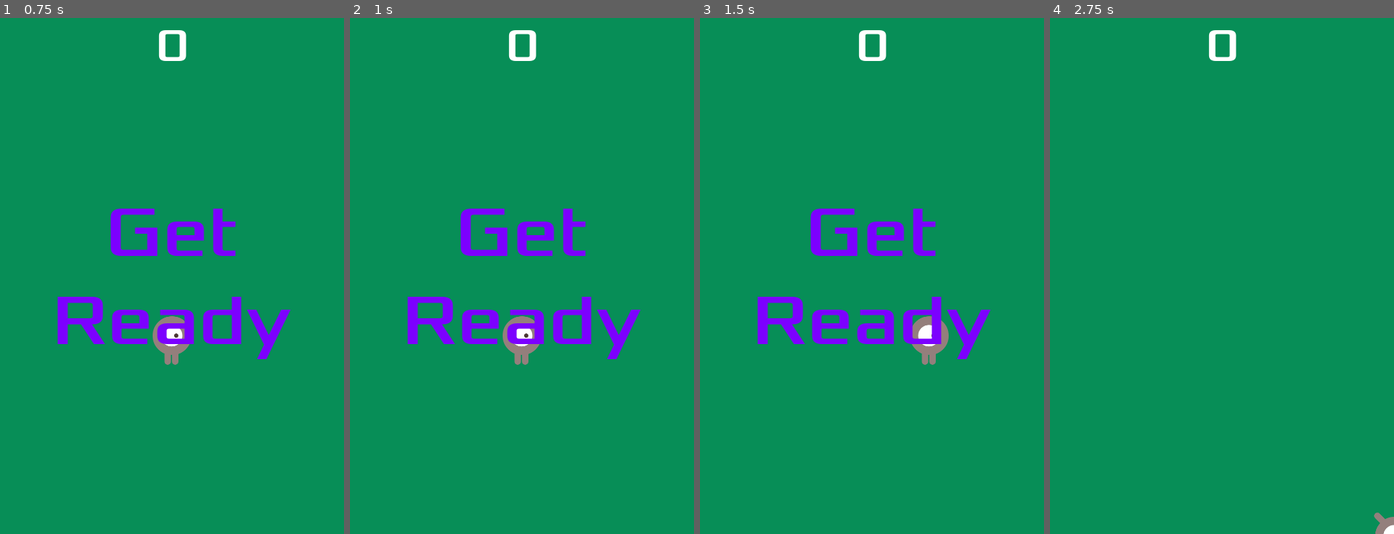
Above: before the commit, frames 1-4 (left to right).
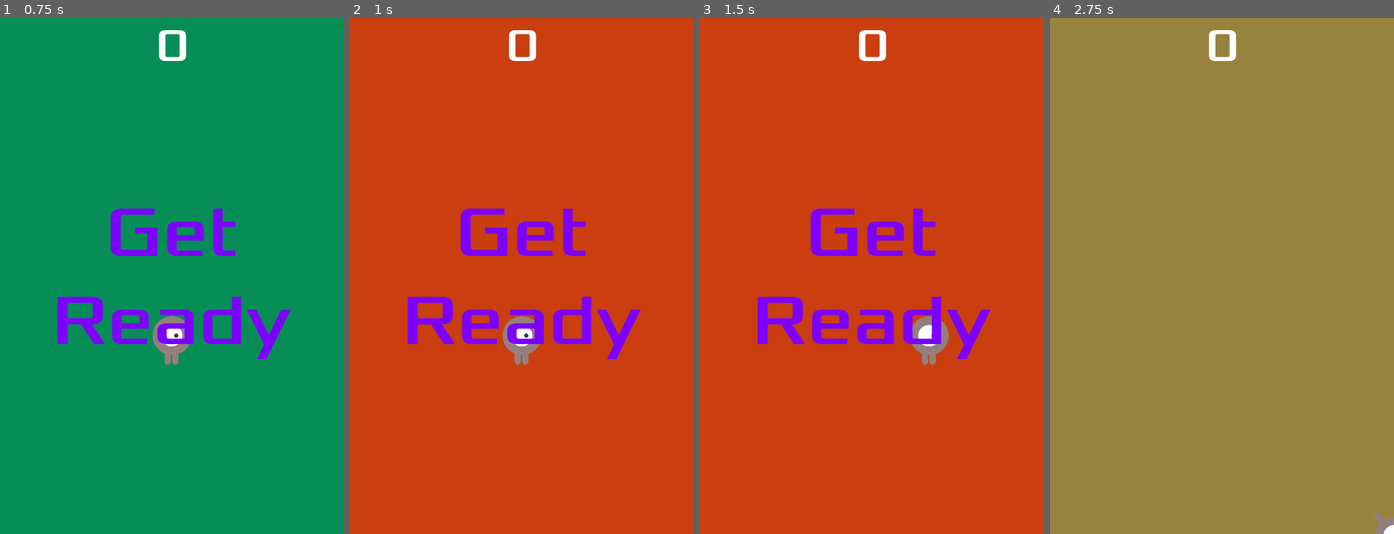
Above: after the commit, the same moments.

Repository: StanaAndrei/dodge_the_creeps_2d
Game: Godot game, scene res://main.tscn
Same seed, same stepped clock (60 frames per second), same inputs: the game is played once before the commit and once after it.
Inputs:
- Up to frame 1 (0.75 s): click "START" at 0.5 s
- Up to frame 2 (1 s): no input
- Up to frame 3 (1.5 s): tap Enter at 1.25 s; hold Right (move_right) from 1.28 s (still down)
- Up to frame 4 (2.75 s): release Right (move_right) at 2.03 s; hold Down (move_down) from 2.03 s (still down)

Frame 1 is identical in both runs. In frame 2, 96% of the frame differs, in the area x 0-100%, y 0-100%; in frame 3, 96%; in frame 4, 100%.

Commit message:
added dyn ch color

Diff:
--- a/main.gd
+++ b/main.gd
@@ -8,9 +8,14 @@
 	pass
 
 
-# Called every frame. 'delta' is the elapsed time since the previous frame.
+var time_accumulator := 0.0
+const CHANGE_INTERVAL := 1.0  # Change color every 1 second
+
 func _process(delta: float) -> void:
-	pass
+	time_accumulator += delta
+	if time_accumulator >= CHANGE_INTERVAL:
+		time_accumulator = 0.0
+		$ColorRect.color = Color(randf(), randf(), randf())
 
 
 func _on_mob_timer_timeout():
